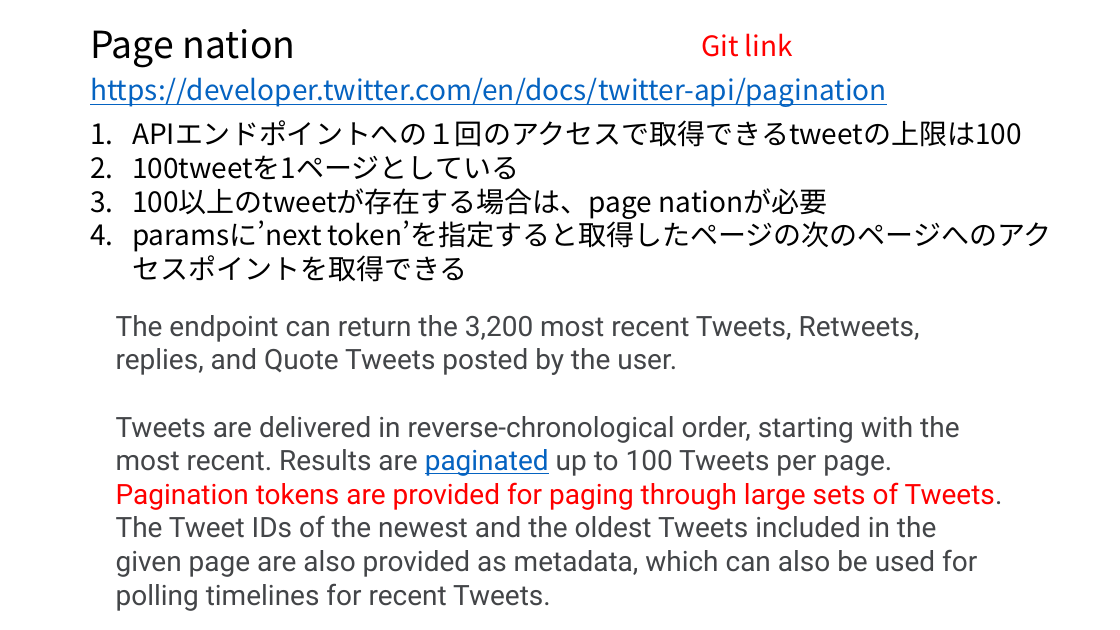
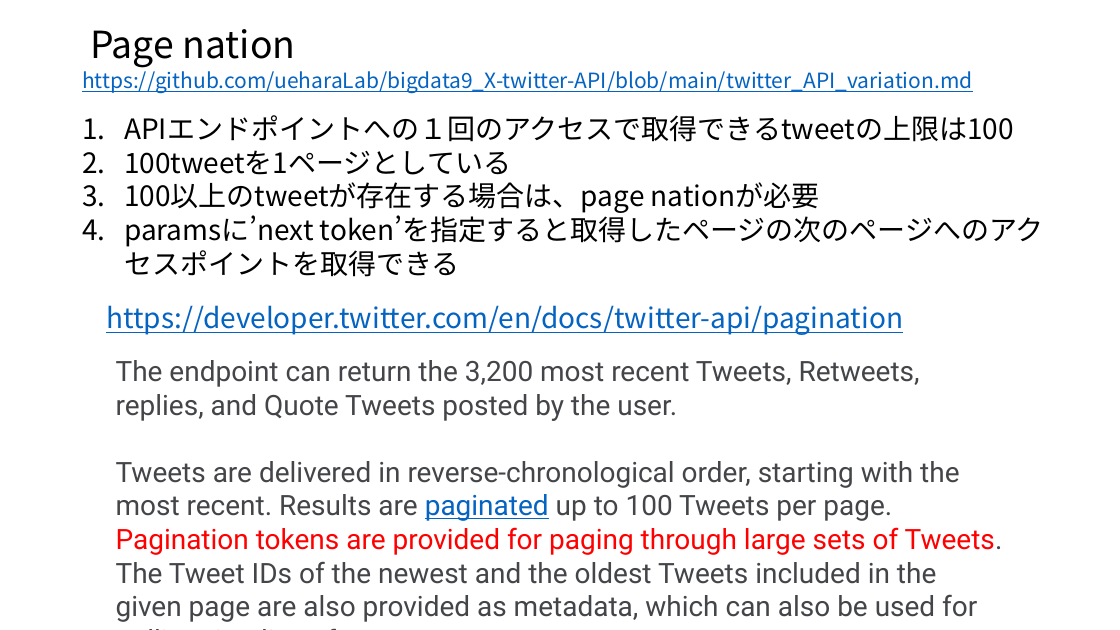
Before and after one commit to ueharaLab/bigdata9_X-twitter-API, a slide deck: slide 8 of bigdata9_API3_X.pptx. Drawn at 1120x630 pixels with LibreOffice and Linux fonts; fonts in the diff are those of the drawing. Boxes give left, top, right and bottom in pixels: in the first picture for what was removed or moved away, otherwise in the second. Text is boxed around its words. In the diff, an @@ line names an element or a change of style, - is before the commit and + after.

```diff
--- a/bigdata9_API3_X.pptx
+++ b/bigdata9_API3_X.pptx
@@ text removed at (701,33,793,57) @@
-Git link
@@ text added at (82,67,972,335), 18 pt, text #0563C1, underline @@
+https://github.com/ueharaLab/bigdata9_X-twitter-API/blob/main/twitter_API_variation.md
@@ text "APIエンドポイントへの１回のアクセスで取得できるtweetの上限は100": place and size @@
-text "APIエンドポイントへの１回のアクセスで取得できるtweetの上限は100" at (132,120,1052,282)
+text "APIエンドポイントへの１回のアクセスで取得できるtweetの上限は100" at (124,115,1044,277)
@@ text "https://developer.twitter.com/en/docs/twitter-api/pagination": place and size @@
-text "https://developer.twitter.com/en/docs/twitter-api/pagination" at (90,77,887,107)
+text "https://developer.twitter.com/en/docs/twitter-api/pagination" at (106,305,903,335)
@@ text "The endpoint can return the ..." rewrapped from (116,315,1003,611) to (116,360,1003,622) @@
```
Also in this commit, not shown: 2 other slides changed, 6 other files.
